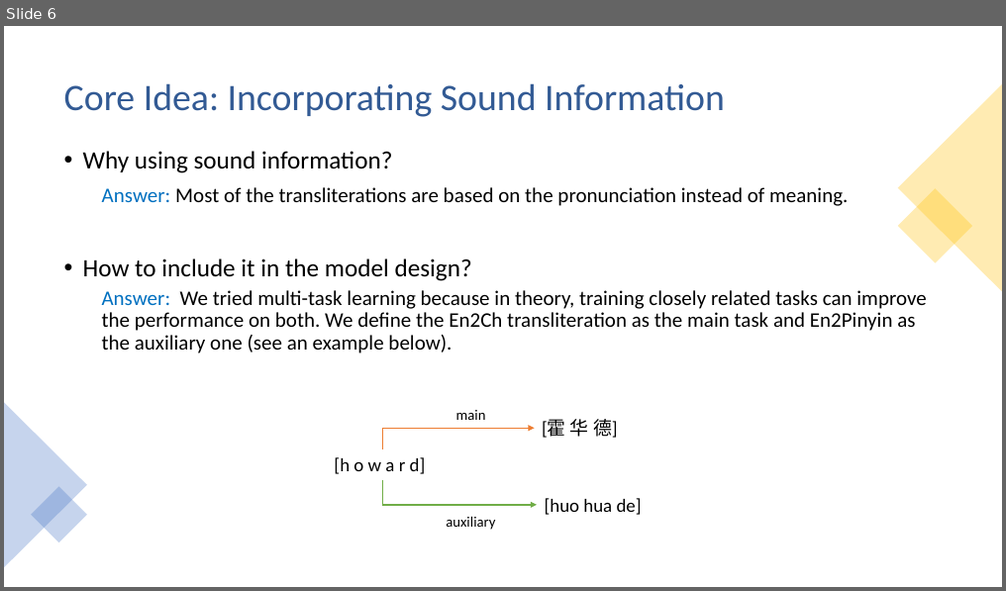
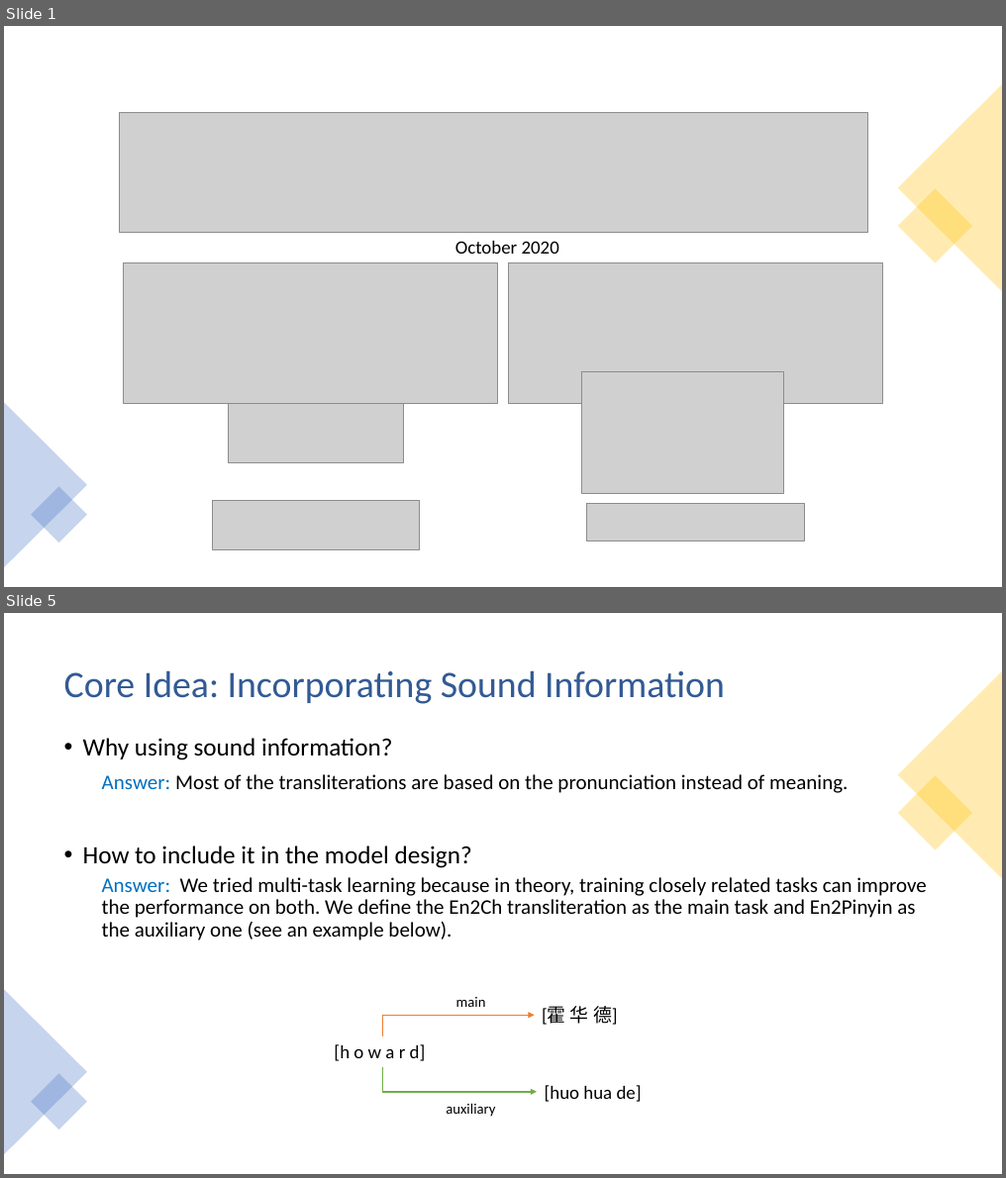
Before and after one commit to Lawhy/Lawhy.github.io, a slide deck: materials/aacl_presentation.pptx. Shown one above the other, each under a label of ours: slide 6 before the commit, slides 1 and 5 after it; the slides between them are not shown. The pictures are 1006x591 and 1006x1178 pixels, drawn with LibreOffice and Linux fonts; fonts in the diff are those of the drawing; grey boxes stand for pictures. Boxes give left, top, right and bottom in pixels: in the first picture for what was removed or moved away, otherwise in the second. Text is boxed around its words. In the diff, an @@ line names an element or a change of style, - is before the commit and + after.

```diff
--- a/materials/aacl_presentation.pptx
+++ b/materials/aacl_presentation.pptx
@@ slide 1 added at [4,26,1002,587], background #FFFFFF @@
@@ triangle added at [898,84,1002,291], fill #FFC000 at 30% opacity @@
@@ picture added at [120,113,868,233] @@
@@ rectangle added at [898,188,973,264], fill #FFC000 at 30% opacity @@
@@ text added at [455,241,559,254], 18 pt, text #000000 @@
+October 2020
@@ picture added at [124,264,498,403] @@
@@ picture added at [509,264,883,403] @@
@@ picture added at [581,372,784,494] @@
@@ triangle added at [4,402,87,568], fill #4472C4 at 30% opacity @@
@@ picture added at [229,403,403,463] @@
@@ rectangle added at [31,486,87,543], fill #4472C4 at 30% opacity @@
@@ picture added at [212,500,420,550] @@
@@ picture added at [586,503,804,541] @@
@@ what was slide 6 is now slide 5 @@
```
Also in this commit, not shown: 10 slides changed, 1 other slide added, 2 slides removed.
